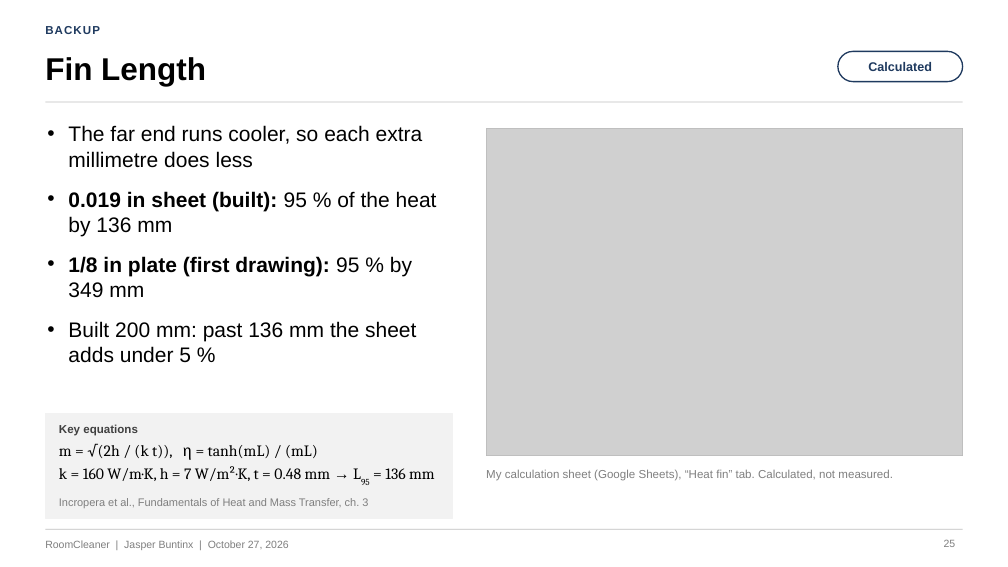
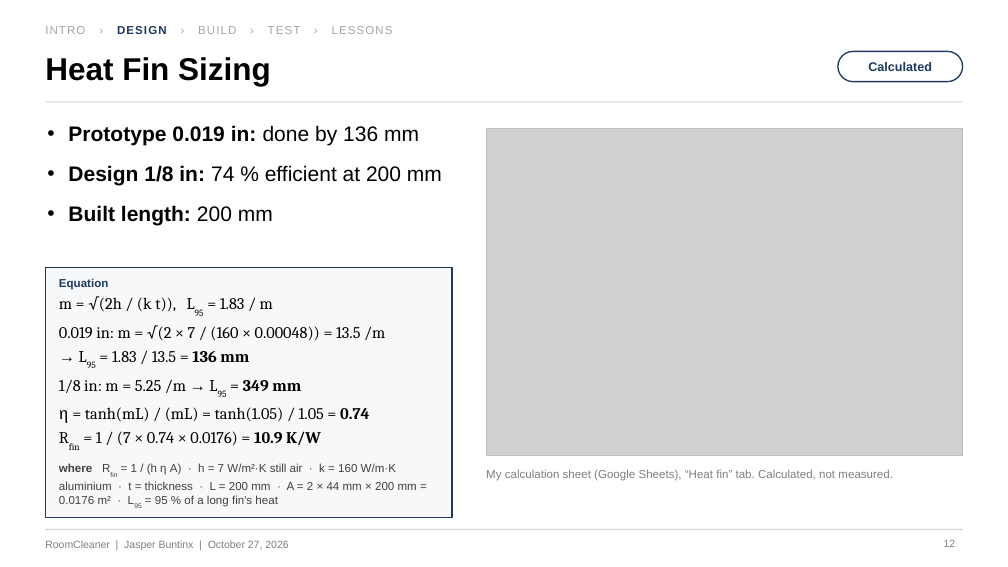
Before and after one commit to Jaspario1199/RoomCleaner, a slide deck: slide 12 of docs/presentation/deck_v5/RoomCleaner_Buntinx_Oct27_v5.pptx (slide 25 before the commit). Drawn at 1008x567 pixels with LibreOffice and Linux fonts; fonts in the diff are those of the drawing; grey boxes stand for pictures. Boxes give left, top, right and bottom in pixels: in the first picture for what was removed or moved away, otherwise in the second. Text is boxed around its words. In the diff, an @@ line names an element or a change of style, - is before the commit and + after.

```diff
--- a/docs/presentation/deck_v5/RoomCleaner_Buntinx_Oct27_v5.pptx
+++ b/docs/presentation/deck_v5/RoomCleaner_Buntinx_Oct27_v5.pptx
@@ text at <box>45,26,393,34</box>: text changed; text colour #1F3A5F to #A6A6A6; bold off @@
-BACKUP
+INTRO › DESIGN › BUILD › TEST › LESSONS
@@ text at <box>45,57,271,86</box>: text changed @@
-Fin Length
+Heat Fin Sizing
@@ text at <box>68,125,442,226</box>: text changed; bold on @@
-• The far end runs cooler, so each extra millimetre does less
-• 0.019 in sheet (built): 95 % of the heat by 136 mm
-• 1/8 in plate (first drawing): 95 % by 349 mm
-• Built 200 mm: past 136 mm the sheet adds under 5 %
+• Prototype 0.019 in: done by 136 mm
+• Design 1/8 in: 74 % efficient at 200 mm
+• Built length: 200 mm
@@ rectangle: place and size @@
-rectangle at <box>45,414,452,518</box>
+rectangle at <box>45,268,452,518</box>
@@ rectangle at <box>45,268,452,518</box>: fill #F2F2F2 to #F7F8FA; outline #F2F2F2 0.5 pt to #1F3A5F 1.25 pt @@
@@ text at <box>59,296,385,445</box>: text changed; size 15 to 15.5 pt @@
-m = √(2h / (k t)), η = tanh(mL) / (mL)
-k = 160 W/m·K, h = 7 W/m²·K, t = 0.48 mm → L95 = 136 mm
+m = √(2h / (k t)), L95 = 1.83 / m
+0.019 in: m = √(2 × 7 / (160 × 0.00048)) = 13.5 /m
+→ L95 = 1.83 / 13.5 = 136 mm
+1/8 in: m = 5.25 /m → L95 = 349 mm
+η = tanh(mL) / (mL) = tanh(1.05) / 1.05 = 0.74
+Rfin = 1 / (7 × 0.74 × 0.0176) = 10.9 K/W
@@ text added at <box>59,278,108,290</box>, 11 pt, text #1F3A5F, bold @@
+Equation
@@ text removed at <box>59,425,138,436</box> @@
-Key equations
@@ text at <box>59,463,417,507</box>: text changed; size 10.5 to 11 pt; text colour #7F7F7F to #404040 @@
-Incropera et al., Fundamentals of Heat and Mass Transfer, ch. 3
+where Rfin = 1 / (h η A) · h = 7 W/m²·K still air · k = 160 W/m·K aluminium · t = thickness · L = 200 mm · A = 2 × 44 mm × 200 mm = 0.0176 m² · L95 = 95 % of a long fin's heat
@@ text "where Rfin = 1 / ..." at <box>59,463,417,507</box>: vertical alignment middle to top @@
@@ page number at <box>944,540,956,547</box>: text changed @@
-25
+12
```
Also in this commit, not shown: 26 other slides changed, 4 other files.
